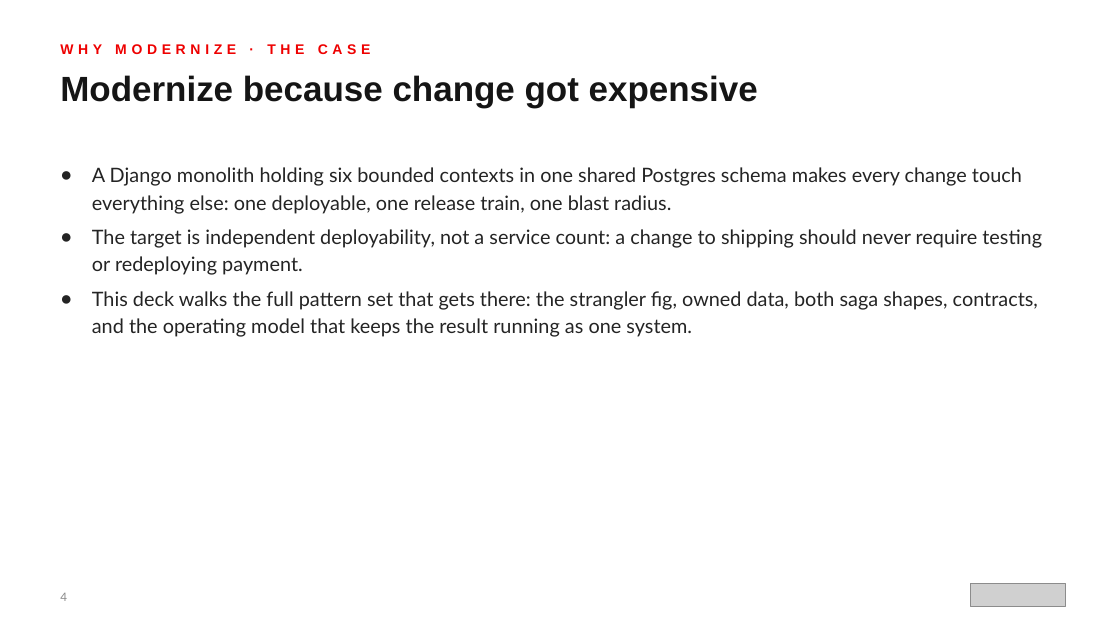
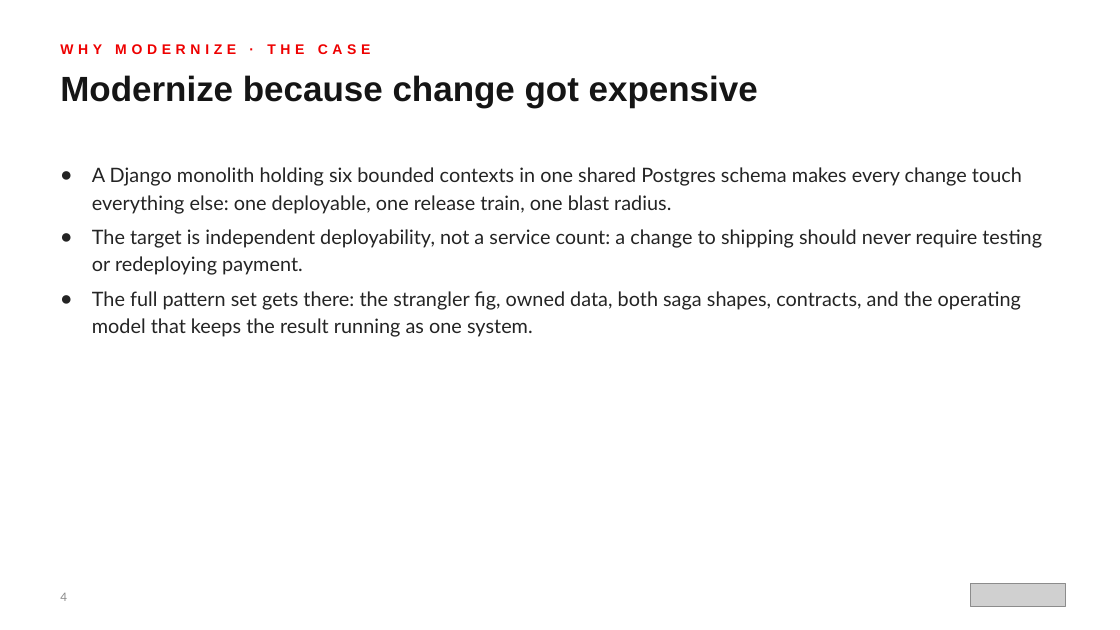
Before and after one commit to patterncatalyst/modernizing-enterprise-applications-python, a slide deck: slide 4 of presentation/lgtm-presentation/Modernizing-201.pptx. Drawn at 1120x630 pixels with LibreOffice and Linux fonts; fonts in the diff are those of the drawing; grey boxes stand for pictures. Boxes give left, top, right and bottom in pixels: in the first picture for what was removed or moved away, otherwise in the second. Text is boxed around its words. In the diff, an @@ line names an element or a change of style, - is before the commit and + after.

```diff
--- a/presentation/lgtm-presentation/Modernizing-201.pptx
+++ b/presentation/lgtm-presentation/Modernizing-201.pptx
@@ text at <box>92,291,1021,337</box>: text changed @@
-● This deck walks the full pattern set that gets there: the strangler fig, owned data, both saga shapes, contracts, and the operating model that keeps the result running as one system.
+● The full pattern set gets there: the strangler fig, owned data, both saga shapes, contracts, and the operating model that keeps the result running as one system.
```
Also in this commit, not shown: 9 other slides changed, 10 other files.
